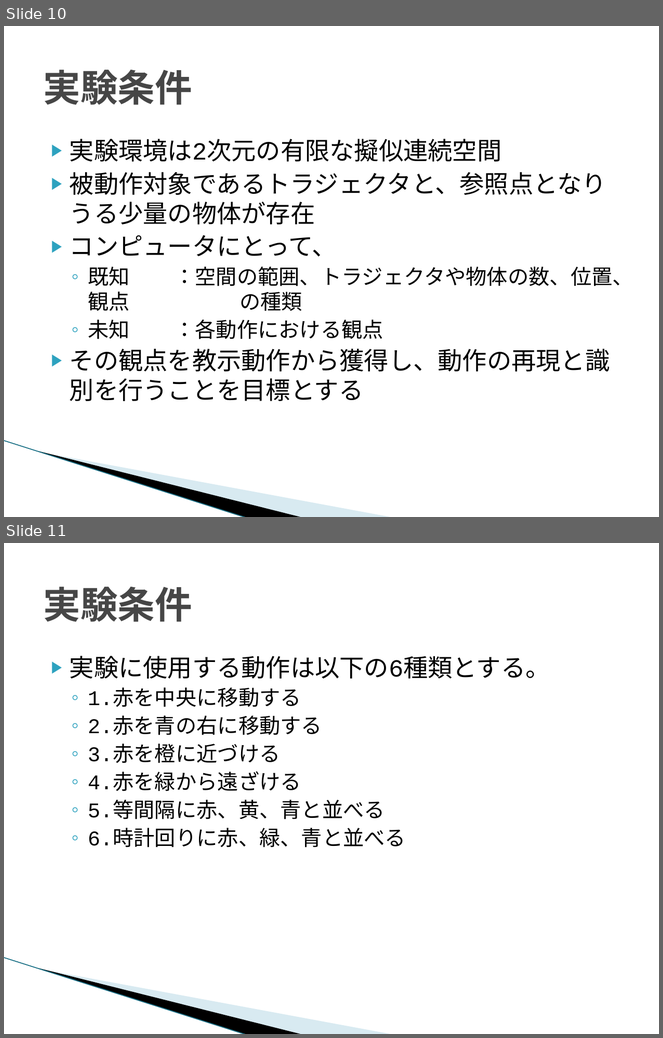
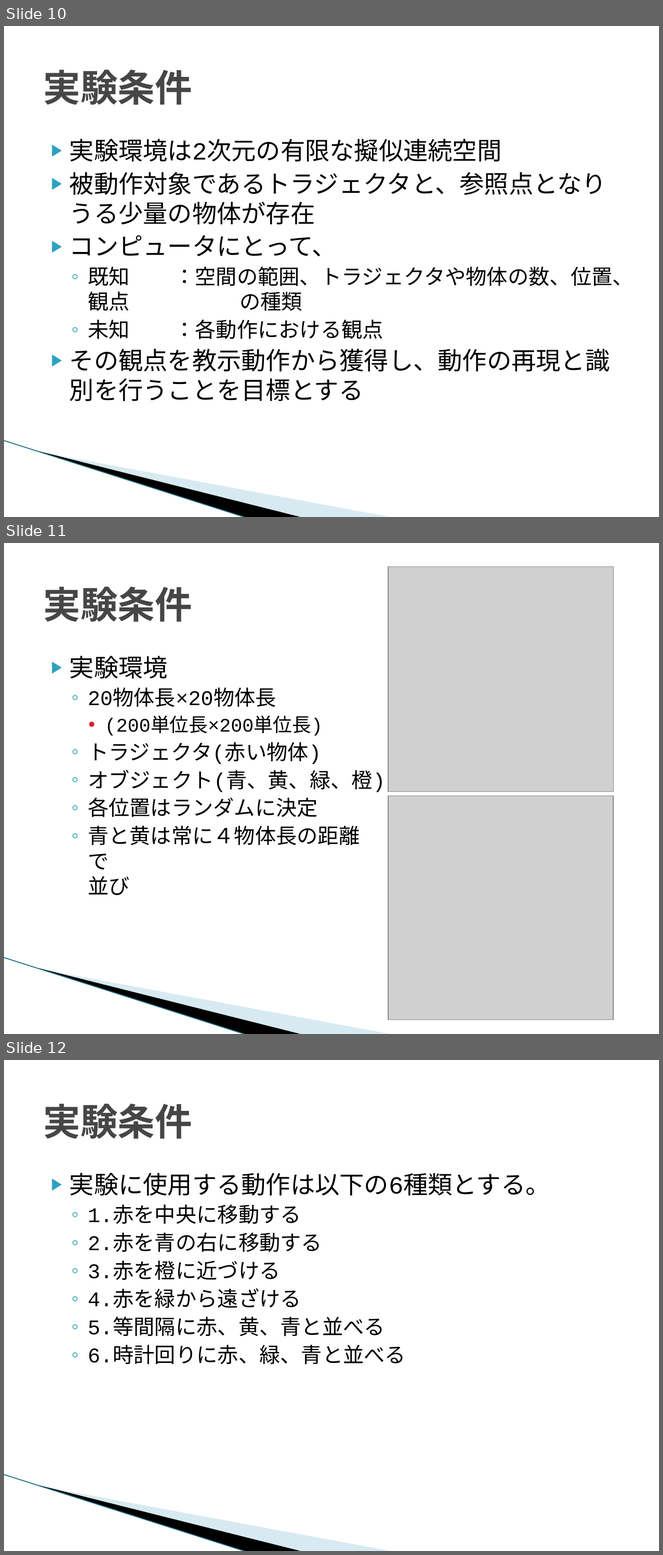
Before and after one commit to TetsuyaKomota/GitforEclipseTest, a slide deck: IntentionLearning/memo/人の教示動作からの.pptx. Shown one above the other, each under a label of ours: slides 10 and 11 before the commit, slides 10, 11 and 12 after it. The pictures are 663x1038 and 663x1555 pixels, drawn with LibreOffice and Linux fonts; fonts in the diff are those of the drawing; grey boxes stand for pictures; background and template pictures are left out. Boxes give left, top, right and bottom in pixels: in the first picture for what was removed or moved away, otherwise in the second. Text is boxed around its words. In the diff, an @@ line names an element or a change of style, - is before the commit and + after.

```diff
--- a/IntentionLearning/memo/人の教示動作からの.pptx
+++ b/IntentionLearning/memo/人の教示動作からの.pptx
@@ slide 11 added at [4, 543, 659, 1034], background #FFFFFF; not listed: 3 template elements that a slide beside it also shows @@
@@ picture added at [389, 566, 614, 792] @@
@@ title added at [43, 587, 192, 622], 41 pt, text #464646, bold @@
+実験条件
@@ text added at [70, 656, 386, 896], 23 pt, text #000000 @@
+▶ 実験環境
+  ◦ 20物体長×20物体長
+    • (200単位長×200単位長)
+  ◦ トラジェクタ(赤い物体)
+  ◦ オブジェクト(青、黄、緑、橙)
+  ◦ 各位置はランダムに決定
+  ◦ 青と黄は常に４物体長の距離で 縦並びまたは横並び
@@ picture added at [389, 796, 614, 1020] @@
@@ what was slide 11 is now slide 12 @@
```
Also in this commit, not shown: 2 slides changed, 1 other slide added, 4 other files.
